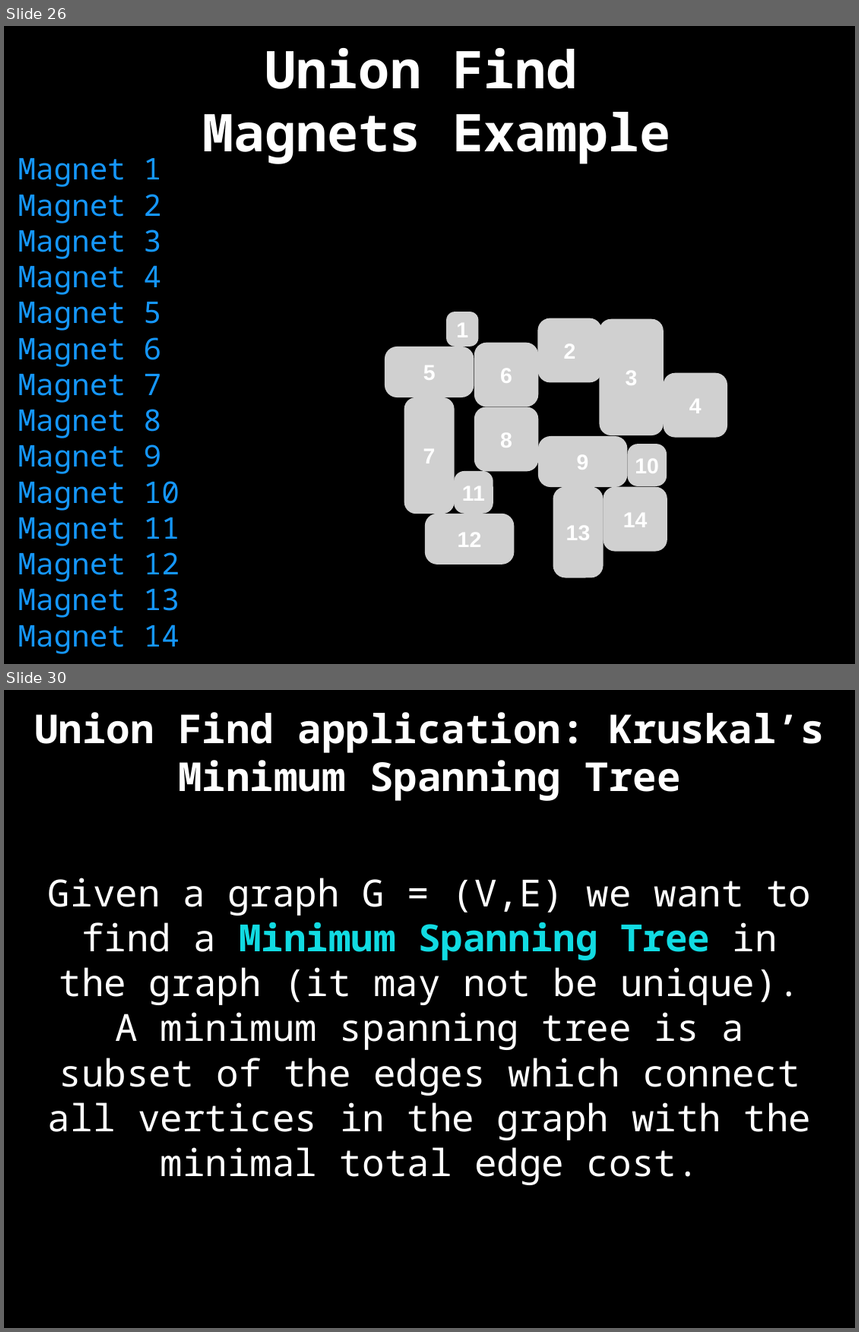
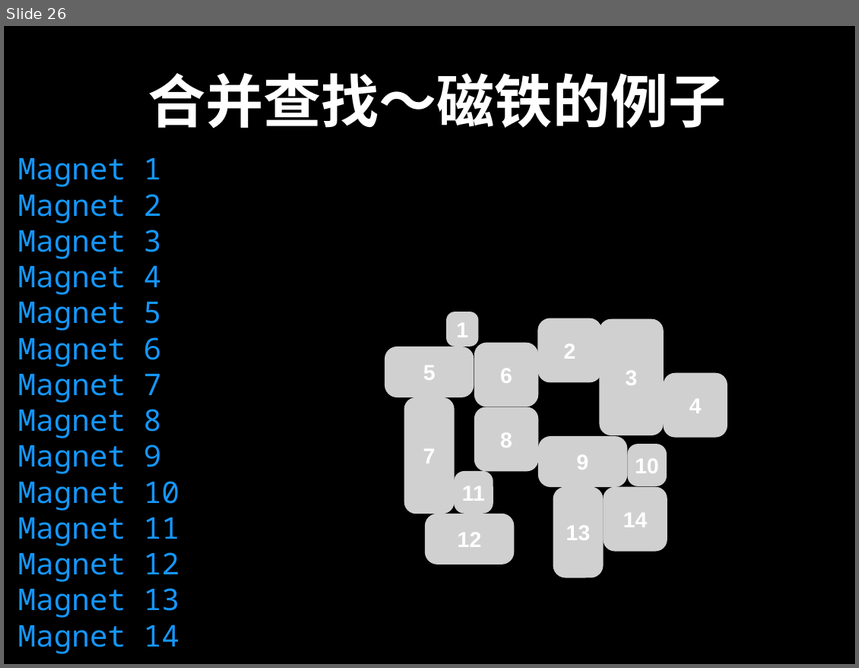
Before and after one commit to spring2go/Algorithms, a slide deck: slides/datastructures/unionfind/UnionFind.pptx. Shown one above the other, each under a label of ours: slides 26 and 30 before the commit, slide 26 after it; the slides between them are not shown. The pictures are 859x1332 and 859x668 pixels, drawn with LibreOffice and Linux fonts; fonts in the diff are those of the drawing; grey boxes stand for pictures. Boxes give left, top, right and bottom in pixels: in the first picture for what was removed or moved away, otherwise in the second. Text is boxed around its words. In the diff, an @@ line names an element or a change of style, - is before the commit and + after.

```diff
--- a/slides/datastructures/unionfind/UnionFind.pptx
+++ b/slides/datastructures/unionfind/UnionFind.pptx
@@ slide 30 removed at [4, 690, 855, 1328], background #000000 @@
@@ title removed at [34, 712, 824, 801] @@
-Union Find application: Kruskal’s Minimum Spanning Tree
@@ text removed at [48, 878, 812, 1186] @@
-Given a graph G = (V,E) we want to find a Minimum Spanning Tree in the graph (it may not be unique). A minimum spanning tree is a subset of the edges which connect all vertices in the graph with the minimal total edge cost.
@@ slide 26 changed as well @@
@@ title at [148, 73, 726, 129]: text changed; size 62.6 to 69.6 pt @@
-Union Find
-Magnets Example
+合并查找～磁铁的例子
```
Also in this commit, not shown: 50 other slides changed, 5 slides added, 4 other slides removed, 1 other file.
